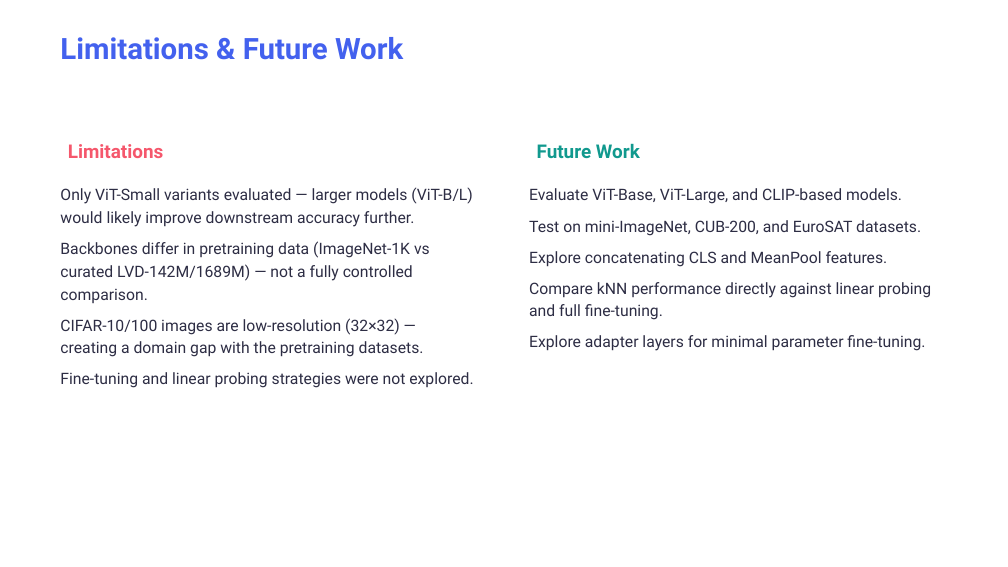
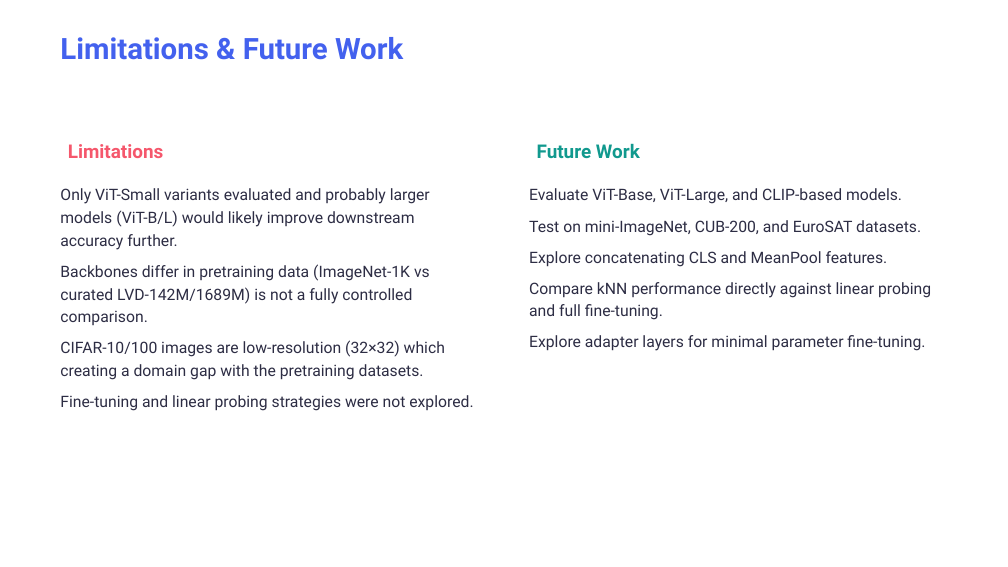
Before and after one commit to kostismatz/ssl-knn-fewshot, a slide deck: slide 16 of presentation.pptx (slide 15 before the commit). Drawn at 1008x567 pixels with LibreOffice and Linux fonts; fonts in the diff are those of the drawing. Boxes give left, top, right and bottom in pixels: in the first picture for what was removed or moved away, otherwise in the second. Text is boxed around its words. In the diff, an @@ line names an element or a change of style, - is before the commit and + after.

```diff
--- a/presentation.pptx
+++ b/presentation.pptx
@@ text at (x1=60, y1=188, x2=445, y2=380): text changed @@
-Only ViT-Small variants evaluated — larger models (ViT-B/L) would likely improve downstream accuracy further.
-Backbones differ in pretraining data (ImageNet-1K vs curated LVD-142M/1689M) — not a fully controlled comparison.
-CIFAR-10/100 images are low-resolution (32×32) — creating a domain gap with the pretraining datasets.
+Only ViT-Small variants evaluated and probably larger models (ViT-B/L) would likely improve downstream accuracy further.
+Backbones differ in pretraining data (ImageNet-1K vs curated LVD-142M/1689M) is not a fully controlled comparison.
+CIFAR-10/100 images are low-resolution (32×32) which creating a domain gap with the pretraining datasets.
```
Also in this commit, not shown: 5 other slides changed, 2 slides added, 11 other files.
